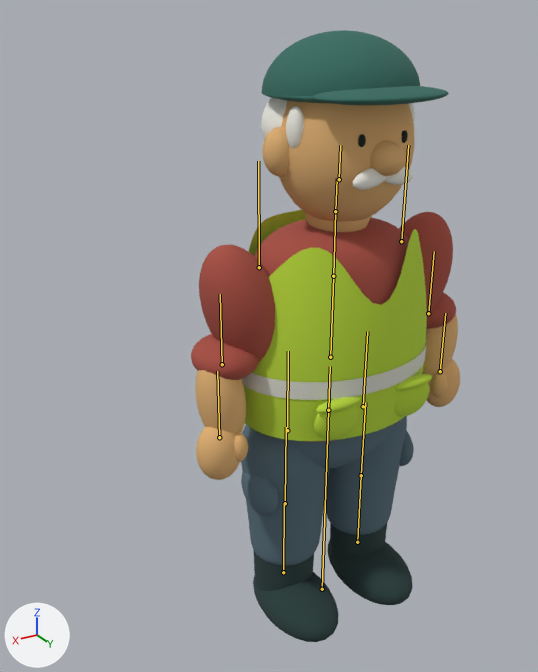
The glTF model assets/characters/janitor/models/janitor-street-sweeper.glb as it was, and as the next commit left it.
Both versions are drawn from a 50 mm camera at (1.74, 2.38, 2.64) aimed at (0.24, -0.13, 1.39). The lights are fixed; the arrows at lower left show +X, +Y and +Z. The first picture is the older version. The bones that bend it are drawn over the model as lines.

Objects in the first picture: 'janitor-boots', 'janitor-cap', 'janitor-eyes', 'janitor-hair', 'janitor-reflective-stripe', 'janitor-shirt', 'janitor-skin', 'janitor-trousers', 'janitor-vest'.
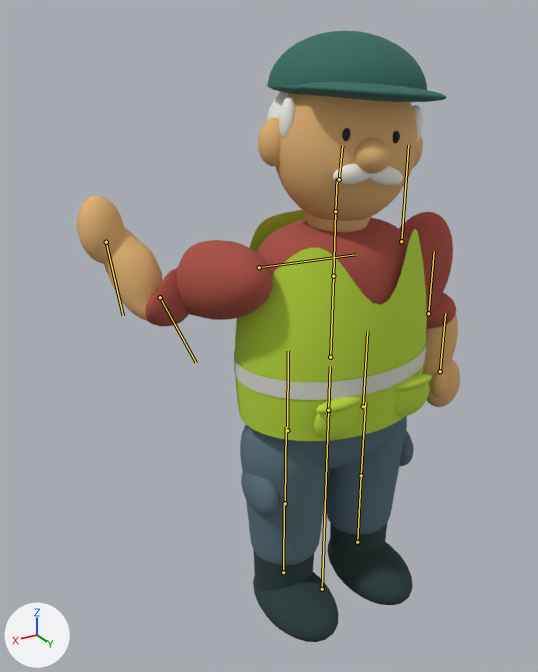
The newer file adds an action. The first version stands in its rest pose; the second is drawn at frame 12 of the action 'scratch'.

Changed parts and their boxes [x1, y1, x2, y2] in the pictures (538 x 672 px):
'janitor-skin', posed (44% wider, 17% shorter): before [195, 101, 460, 480]; after [77, 93, 460, 407]
'janitor-shirt', posed (17% wider): before [191, 212, 456, 442]; after [145, 212, 456, 442]
'janitor-cap', posed: before [262, 30, 449, 105]; after [267, 31, 447, 102]
'janitor-hair', posed: before [261, 98, 415, 190]; after [267, 92, 423, 186]
bone 'head', root to tip: before (339, 179) to (340, 145); after (339, 179) to (342, 145)
bone 'right_shoulder', root to tip: before (259, 267) to (258, 161); after (259, 267) to (356, 254)
bone 'right_elbow', root to tip: before (222, 364) to (220, 294); after (160, 297) to (196, 362)
bone 'right_wrist', root to tip: before (219, 437) to (217, 371); after (106, 242) to (123, 315)

The change in detail:
Bone 'head' (bone_head) turns from (0, 0, 0) to (1, -15, 5) degrees about its own x, y and z.
Bone 'right_shoulder' (bone_right_shoulder) turns from (0, 0, 0) to (-77, 33, -5) degrees about its own x, y and z.
Bone 'right_elbow' (bone_right_elbow) turns from (0, 0, 0) to (-77, 0, 0) degrees about its own x, y and z.
Bone 'right_wrist' (bone_right_wrist) turns from (0, 0, 0) to (-17, -2, -5) degrees about its own x, y and z.
